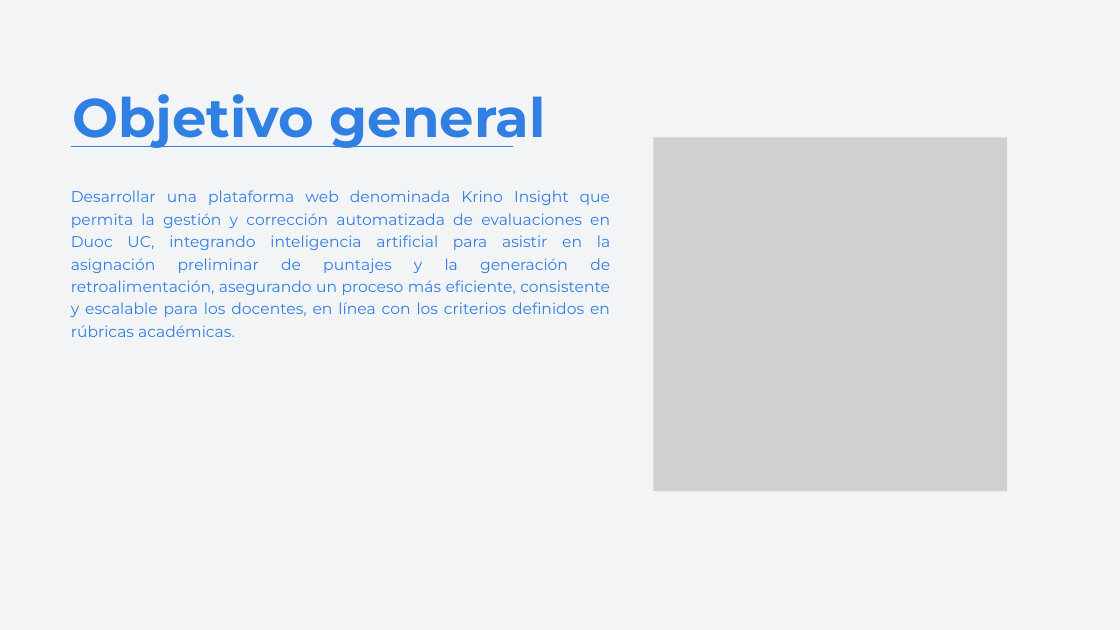
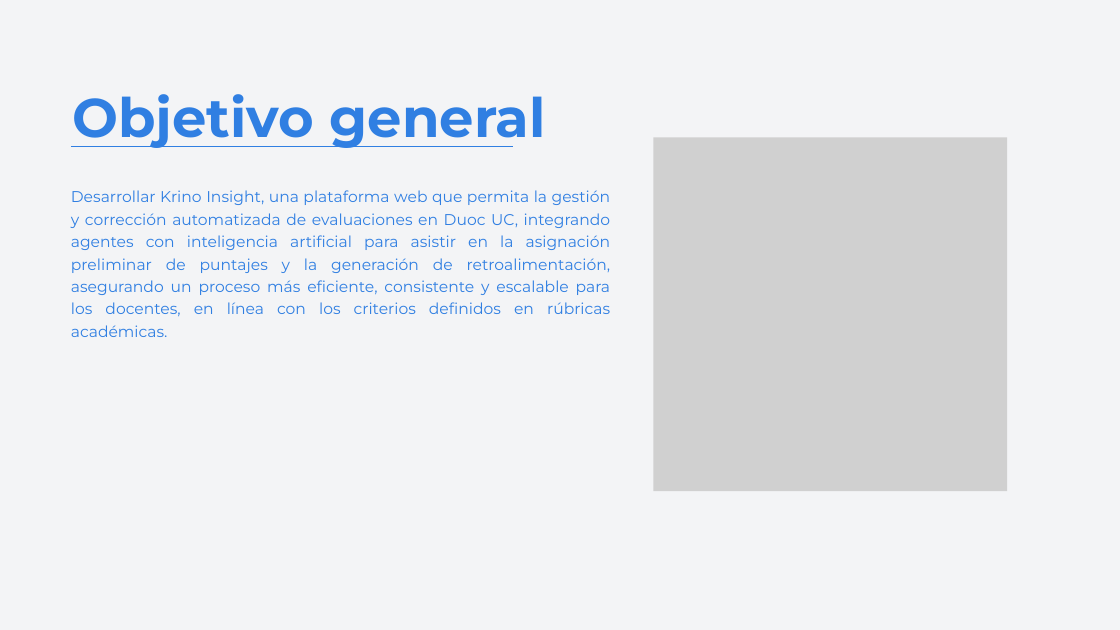
Before and after one commit to Wachitugo/Capstone, a slide deck: slide 6 of Fase 3/Presentación final.pptx. Drawn at 1120x630 pixels with LibreOffice and Linux fonts; fonts in the diff are those of the drawing; grey boxes stand for pictures. Boxes give left, top, right and bottom in pixels: in the first picture for what was removed or moved away, otherwise in the second. Text is boxed around its words. In the diff, an @@ line names an element or a change of style, - is before the commit and + after.

```diff
--- a/Fase 3/Presentación final.pptx
+++ b/Fase 3/Presentación final.pptx
@@ text at (71, 190, 611, 337): text changed @@
-Desarrollar una plataforma web denominada Krino Insight que permita la gestión y corrección automatizada de evaluaciones en Duoc UC, integrando inteligencia artificial para asistir en la asignación preliminar de puntajes y la generación de retroalimentación, asegurando un proceso más eficiente, consistente y escalable para los docentes, en línea con los criterios definidos en rúbricas académicas.
+Desarrollar Krino Insight, una plataforma web que permita la gestión y corrección automatizada de evaluaciones en Duoc UC, integrando agentes con inteligencia artificial para asistir en la asignación preliminar de puntajes y la generación de retroalimentación, asegurando un proceso más eficiente, consistente y escalable para los docentes, en línea con los criterios definidos en rúbricas académicas.
```
Also in this commit, not shown: 8 other slides changed, 2 slides added, 1 other file.
